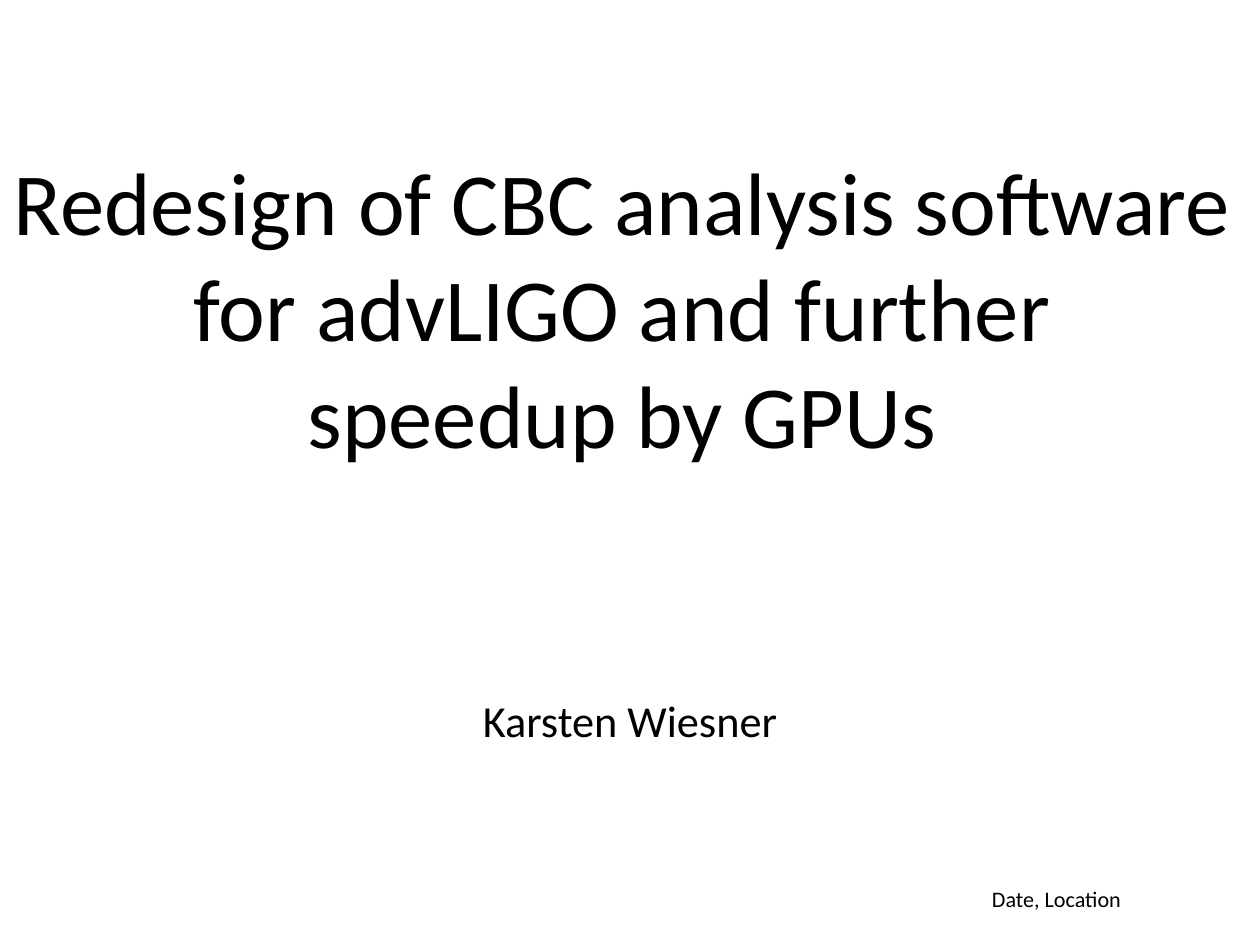
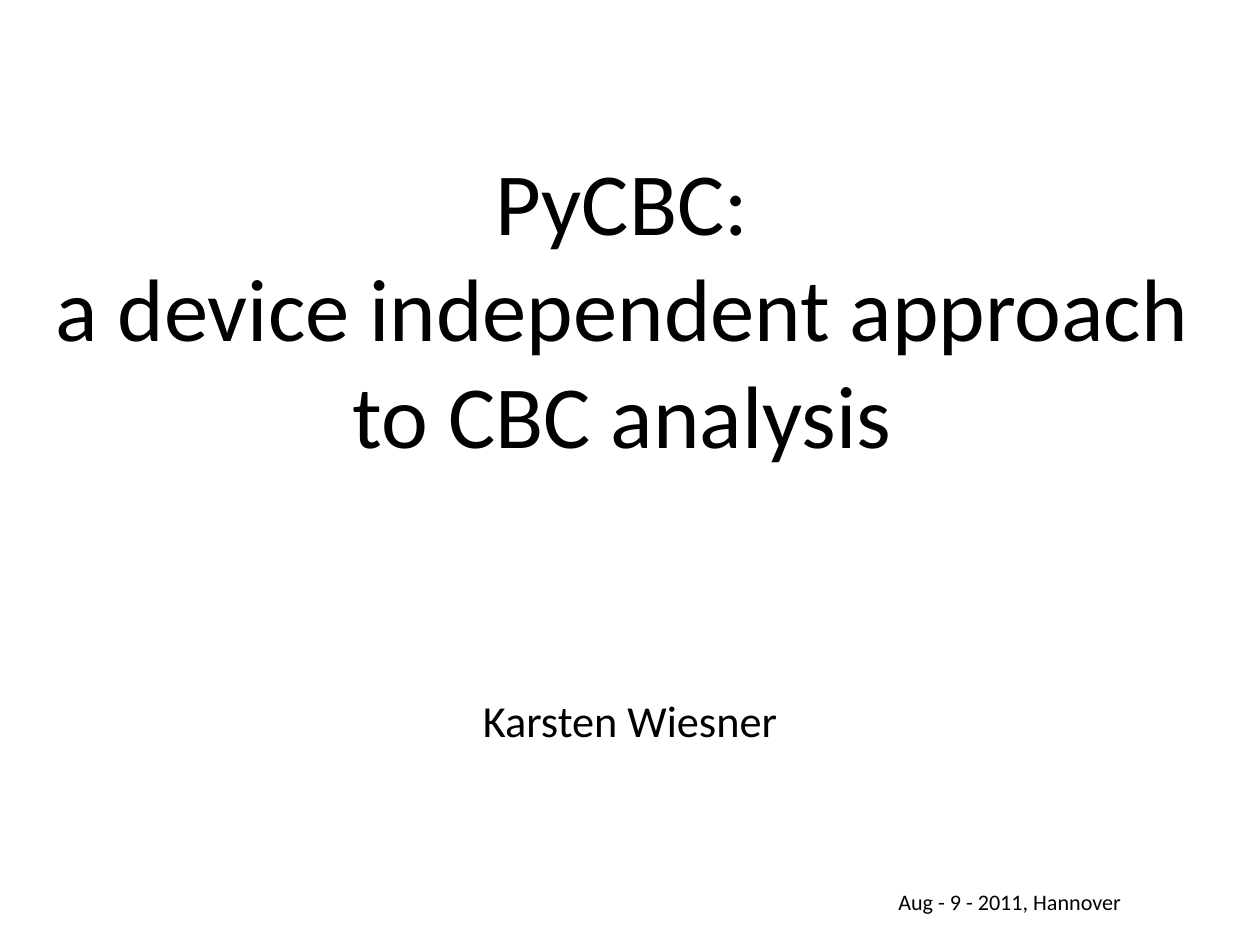
Before and after one commit to gwastro/pycbc, a slide deck: slide 1 of doc/Pycbc-Refactoring-GPU-inspiral.ppt. Drawn at 1260x945 pixels with LibreOffice and Linux fonts; fonts in the diff are those of the drawing; background and template pictures are left out. Boxes give left, top, right and bottom in pixels: in the first picture for what was removed or moved away, otherwise in the second. Text is boxed around its words. In the diff, an @@ line names an element or a change of style, - is before the commit and + after.

```diff
--- a/doc/Pycbc-Refactoring-GPU-inspiral.ppt
+++ b/doc/Pycbc-Refactoring-GPU-inspiral.ppt
@@ title at (x1=55, y1=177, x2=1188, y2=463): text changed @@
-Redesign of CBC analysis software for advLIGO and further
-speedup by GPUs
+PyCBC:
+a device independent approach to CBC analysis
@@ text added at (x1=898, y1=895, x2=1121, y2=914), 18 pt, text #000000 @@
+Aug - 9 - 2011, Hannover
@@ text removed at (x1=992, y1=891, x2=1121, y2=910) @@
-Date, Location
```
Also in this commit, not shown: 11 other slides changed, 1 slide added, 2 slides removed, 2 other files.
